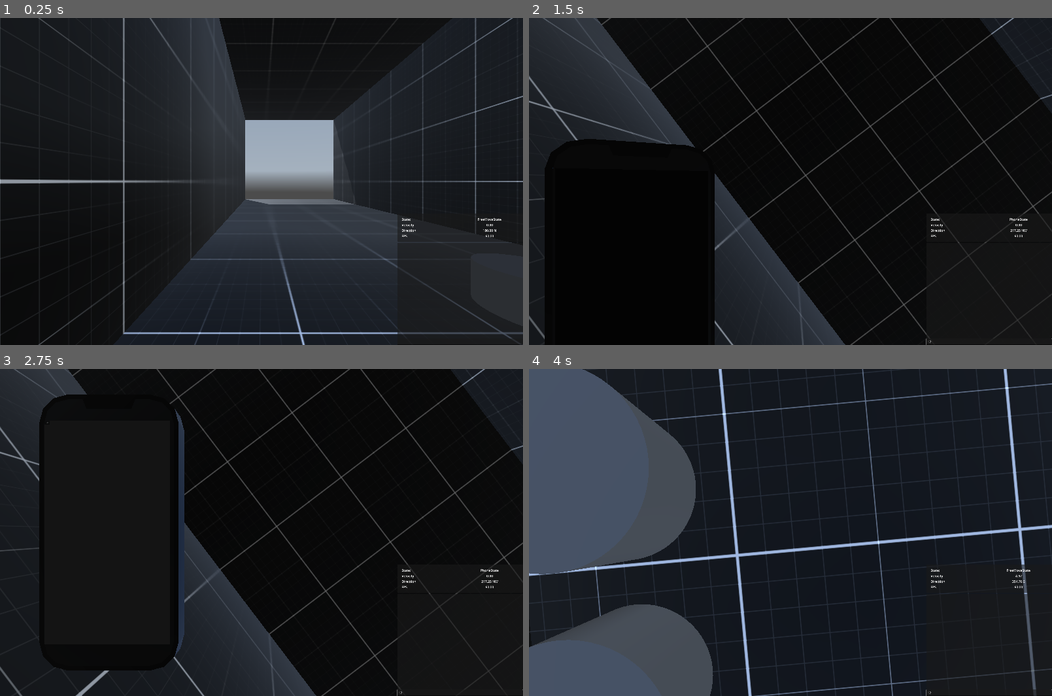
Above: before the commit, frames 1-4 (two rows, left to right).
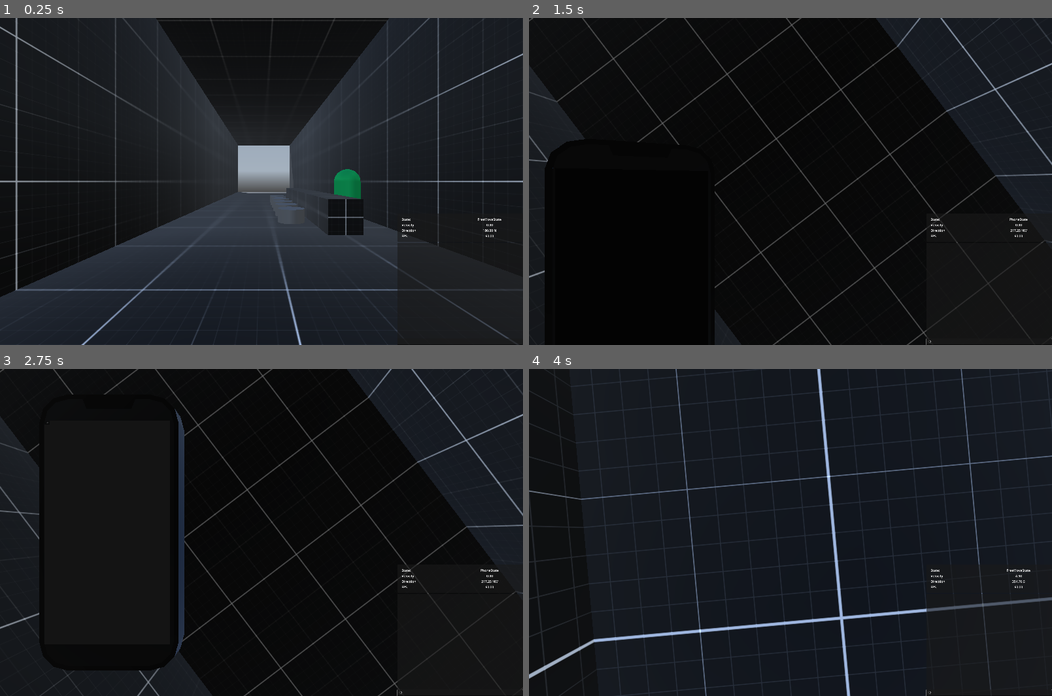
Above: after the commit, the same moments.

Repository: LucasMc17/One-Man-s-Trash
Game: Godot game, scene res://levels/root.tscn
The game is run twice, just before and just after one commit, with the same random seed, the same clock (stepped at 60 frames per second) and the same inputs. A sky picture missing from this copy of the repository is replaced by a grey-blue gradient.
Inputs (mouse positions are in pixels of both pictures, inside the frame that each line leads up to):
- Up to frame 1 (0.25 s): no input
- Up to frame 2 (1.5 s): click (989, 341) at 0.52 s; type "12" at 0.6 s; tap Enter at 1.25 s; move the mouse to (816, 181) at 1.27 s; hold W (move_forward) from 1.28 s (still down); hold Tab (phone) from 1.28 s (still down); click (816, 181) at 1.42 s
- Up to frame 3 (2.75 s): release W (move_forward) at 2 s; release Tab (phone) at 2 s; drag from (460, 643) to (235, 597) at 2.02 s
- Up to frame 4 (4 s): move the mouse to (842, 460) at 2.77 s; hold D (move_right) 2.78-3.53 s; hold Tab (phone) 2.78-3.53 s; move the mouse to (785, 539) at 3.52 s; hold W (move_forward) from 3.53 s (still down); tap Space (space) at 3.6 s; click (785, 539) at 3.67 s

The runs differ from the first frame. In frame 1, 21% of the frame differs, in the area x 0-100%, y 0-100%; in frame 2, 20%; in frame 3, 16%; in frame 4, 30%.

Commit message:
added gravity to NPCs

Diff:
--- a/levels/root.tscn
+++ b/levels/root.tscn
@@ -1,10 +1,9 @@
-[gd_scene load_steps=7 format=3 uid="uid://b2m4463t40ea1"]
+[gd_scene load_steps=6 format=3 uid="uid://b2m4463t40ea1"]
 
 [ext_resource type="PackedScene" uid="uid://dp1q3ngso06dk" path="res://scenes/player/player.tscn" id="1_06ee0"]
 [ext_resource type="PackedScene" uid="uid://bquo2sra7l7e6" path="res://scenes/envs/daytime_env.tscn" id="2_8knpd"]
 [ext_resource type="PackedScene" uid="uid://brwpkrrtos4o5" path="res://debug/debug_block.tscn" id="3_fna0s"]
 [ext_resource type="PackedScene" uid="uid://bo47ph4exyenq" path="res://scenes/chairs/debug_chair_01.tscn" id="4_70sce"]
-[ext_resource type="PackedScene" uid="uid://buguuxwjtfcow" path="res://scenes/npcs/base_npc.tscn" id="5_h8gg8"]
 [ext_resource type="PackedScene" uid="uid://bctvs0pbevh86" path="res://scenes/npcs/bartender/bartender.tscn" id="6_i14i6"]
 
 [node name="Node3D" type="Node3D"]
@@ -12,7 +11,7 @@
 [node name="DaytimeEnv" parent="." instance=ExtResource("2_8knpd")]
 
 [node name="Player" parent="." instance=ExtResource("1_06ee0")]
-transform = Transform3D(1, 0, 0, 0, 1, 0, 0, 0, 1, -2.38761, 0, -1.89277)
+transform = Transform3D(1, 0, 0, 0, 1, 0, 0, 0, 1, -0.357506, 0, 10.9496)
 
 [node name="Geometry" type="Node3D" parent="."]
 
@@ -62,10 +61,7 @@
 
 [node name="Doors" type="Node3D" parent="."]
 
-[node name="BaseNPC" parent="." instance=ExtResource("5_h8gg8")]
-transform = Transform3D(1, 0, 0, 0, 1, 0, 0, 0, 1, -1.24623, 0, 3.63089)
-
 [node name="Bartender" parent="." instance=ExtResource("6_i14i6")]
-transform = Transform3D(1, 0, 0, 0, 1, 0, 0, 0, 1, 3.13708, 0, 2.25)
+transform = Transform3D(1, 0, 0, 0, 1, 0, 0, 0, 1, 3.137, 0, 2.25)
 POINT_A = Vector3(3.137, 0, -4)
 POINT_B = Vector3(3.137, 0, 2.25)
--- a/scenes/npcs/bartender/bartender.gd
+++ b/scenes/npcs/bartender/bartender.gd
@@ -24,5 +24,6 @@
 	MP_B.global_position = POINT_B
 
 func _on_interactable_interacted(interactor : Player):
-	STATE_MACHINE.CURRENT_STATE.transition("TalkState")
-	interactor.current_state.transition('TalkState', {"TALK_TREE": TALK_TREE, "TALKING_TO": self})
+	if current_state._talk_enabled:
+		current_state.transition("TalkState")
+		interactor.current_state.transition('TalkState', {"TALK_TREE": TALK_TREE, "TALKING_TO": self})
--- a/scenes/npcs/bartender/bartender.tscn
+++ b/scenes/npcs/bartender/bartender.tscn
@@ -36,14 +36,16 @@
 ACTOR = NodePath("../..")
 metadata/_custom_type_script = "uid://dcpoadyqdlw8l"
 
-[node name="IdlePointA" type="Node" parent="StateMachine" index="2" node_paths=PackedStringArray("NEXT_STATE")]
+[node name="IdlePointA" type="Node" parent="StateMachine" index="2" node_paths=PackedStringArray("NEXT_STATE", "ACTOR")]
 script = ExtResource("4_qblmu")
 NEXT_STATE = NodePath("../MoveToPointB")
+ACTOR = NodePath("../..")
 metadata/_custom_type_script = "uid://bonlk86vgxp5h"
 
-[node name="IdlePointB" type="Node" parent="StateMachine" index="3" node_paths=PackedStringArray("NEXT_STATE")]
+[node name="IdlePointB" type="Node" parent="StateMachine" index="3" node_paths=PackedStringArray("NEXT_STATE", "ACTOR")]
 script = ExtResource("4_qblmu")
 NEXT_STATE = NodePath("../MoveToPointA")
+ACTOR = NodePath("../..")
 metadata/_custom_type_script = "uid://bonlk86vgxp5h"
 
 [node name="TalkState" type="Node" parent="StateMachine" index="5" node_paths=PackedStringArray("ACTOR")]
--- a/scenes/npcs/base_npc.gd
+++ b/scenes/npcs/base_npc.gd
@@ -3,6 +3,12 @@
 
 @onready var STATE_MACHINE = %StateMachine
 
+var gravity = ProjectSettings.get_setting("physics/3d/default_gravity")
 var current_state : NPCState:
 	get():
 		return STATE_MACHINE.CURRENT_STATE
+
+func update_gravity(delta):
+	if not is_on_floor():
+		velocity.y -= gravity * delta
+		move_and_slide()
--- a/scenes/npcs/base_npc.tscn
+++ b/scenes/npcs/base_npc.tscn
@@ -39,8 +39,9 @@
 CURRENT_STATE = NodePath("IdleState")
 metadata/_custom_type_script = "uid://cau1wg8ulku16"
 
-[node name="IdleState" type="Node" parent="StateMachine"]
+[node name="IdleState" type="Node" parent="StateMachine" node_paths=PackedStringArray("ACTOR")]
 script = ExtResource("4_iwxdd")
+ACTOR = NodePath("../..")
 
 [node name="MovementPoints" type="Node3D" parent="."]
 top_level = true
--- a/scenes/npcs/states/npc_idle_with_timer.gd
+++ b/scenes/npcs/states/npc_idle_with_timer.gd
@@ -6,6 +6,7 @@
 var time_left := TIMEOUT
 
 func update(delta):
+	super(delta)
 	time_left -= delta
 	if time_left <= 0:
 		transition(NEXT_STATE.name, {})
--- a/scenes/npcs/states/npc_move_to_point_state.gd
+++ b/scenes/npcs/states/npc_move_to_point_state.gd
@@ -4,7 +4,8 @@
 @export var POINT : Marker3D
 @export var NEXT_STATE : NPCState
 
-func physics_update(_delta: float):
+func physics_update(delta: float):
+	super(delta)
 	var direction = POINT.global_position - ACTOR.global_position
 	if ACTOR.is_on_floor():
 		if ACTOR.global_position.distance_to(POINT.global_position) > 0.1:
--- a/scenes/npcs/states/npc_state.gd
+++ b/scenes/npcs/states/npc_state.gd
@@ -5,3 +5,8 @@
 
 # STATE ALLOWANCES
 var _talk_enabled := true
+var _gravity_enabled := true
+
+func physics_update(delta):
+	if _gravity_enabled:
+		ACTOR.update_gravity(delta)
--- a/scenes/player/player.gd
+++ b/scenes/player/player.gd
@@ -118,6 +118,7 @@
 func update_gravity(delta):
 	if not is_on_floor():
 		velocity.y -= gravity * delta
+		move_and_slide()
 
 func update_input(speed : float, acceleration: float, deceleration: float):
 	var input_dir = Input.get_vector("move_left", "move_right", "move_forward", "move_backward")
